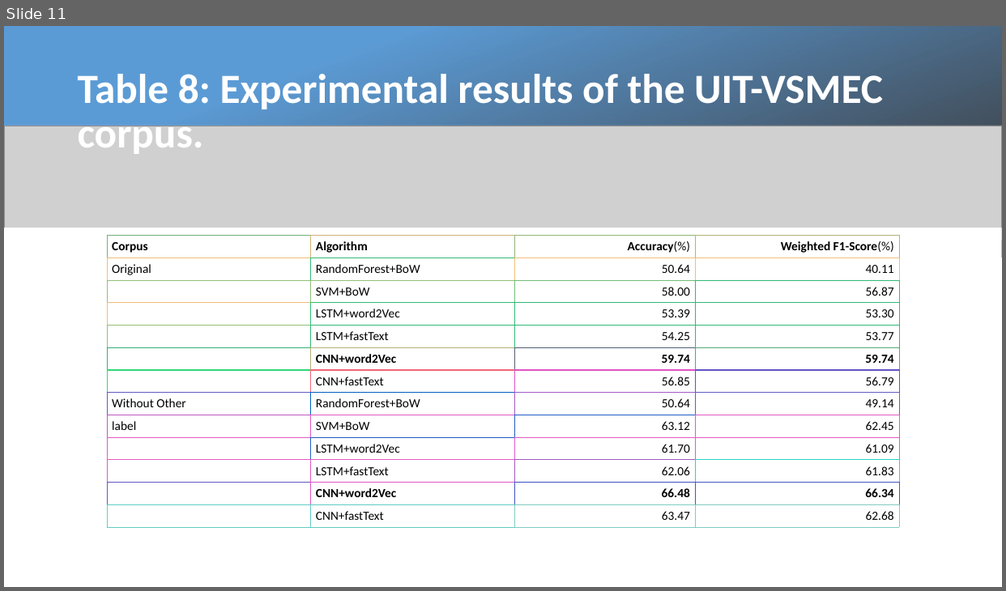
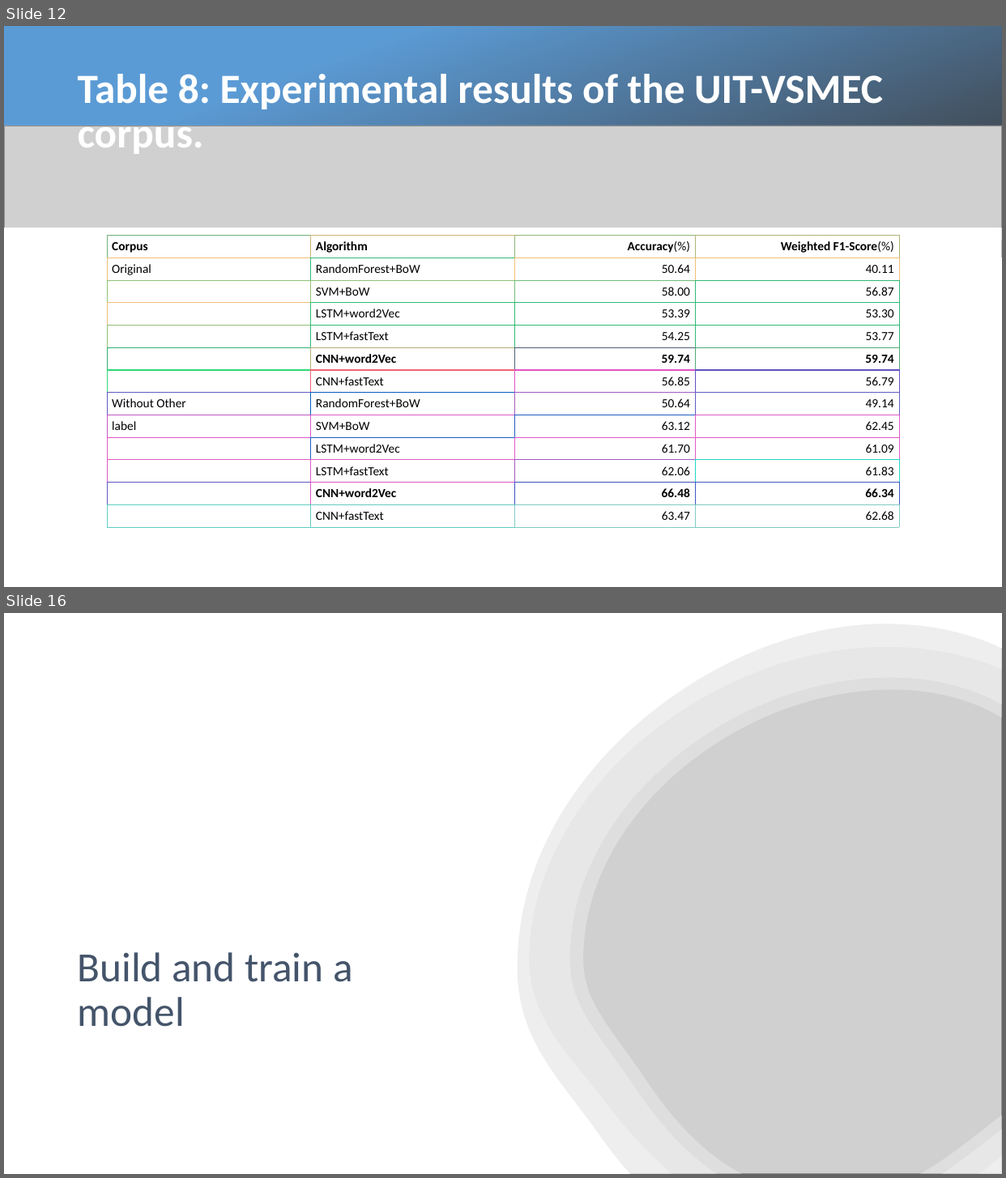
Before and after one commit to kelvng/Vietnamese-Social-Media-Emotion-Corpus, a slide deck: Report/Vietnamese Social Media Emotion Corpus.pptx. Shown one above the other, each under a label of ours: slide 11 before the commit, slides 12 and 16 after it; the slides between them are not shown. The pictures are 1006x591 and 1006x1178 pixels, drawn with LibreOffice and Linux fonts; fonts in the diff are those of the drawing; grey boxes stand for pictures. Boxes give left, top, right and bottom in pixels: in the first picture for what was removed or moved away, otherwise in the second. Text is boxed around its words. In the diff, an @@ line names an element or a change of style, - is before the commit and + after.

```diff
--- a/Report/Vietnamese Social Media Emotion Corpus.pptx
+++ b/Report/Vietnamese Social Media Emotion Corpus.pptx
@@ slide 16 added at (x1=4, y1=613, x2=1002, y2=1174), background #FFFFFF @@
@@ group added at (x1=476, y1=613, x2=1002, y2=1174): 5 freeform shapes @@
@@ picture added at (x1=484, y1=613, x2=1002, y2=1174) @@
@@ title added at (x1=78, y1=952, x2=353, y2=1027), 40 pt, text #44546A @@
+Build and train a model
@@ what was slide 11 is now slide 12 @@
```
Also in this commit, not shown: 7 other slides added, 7 other files.
